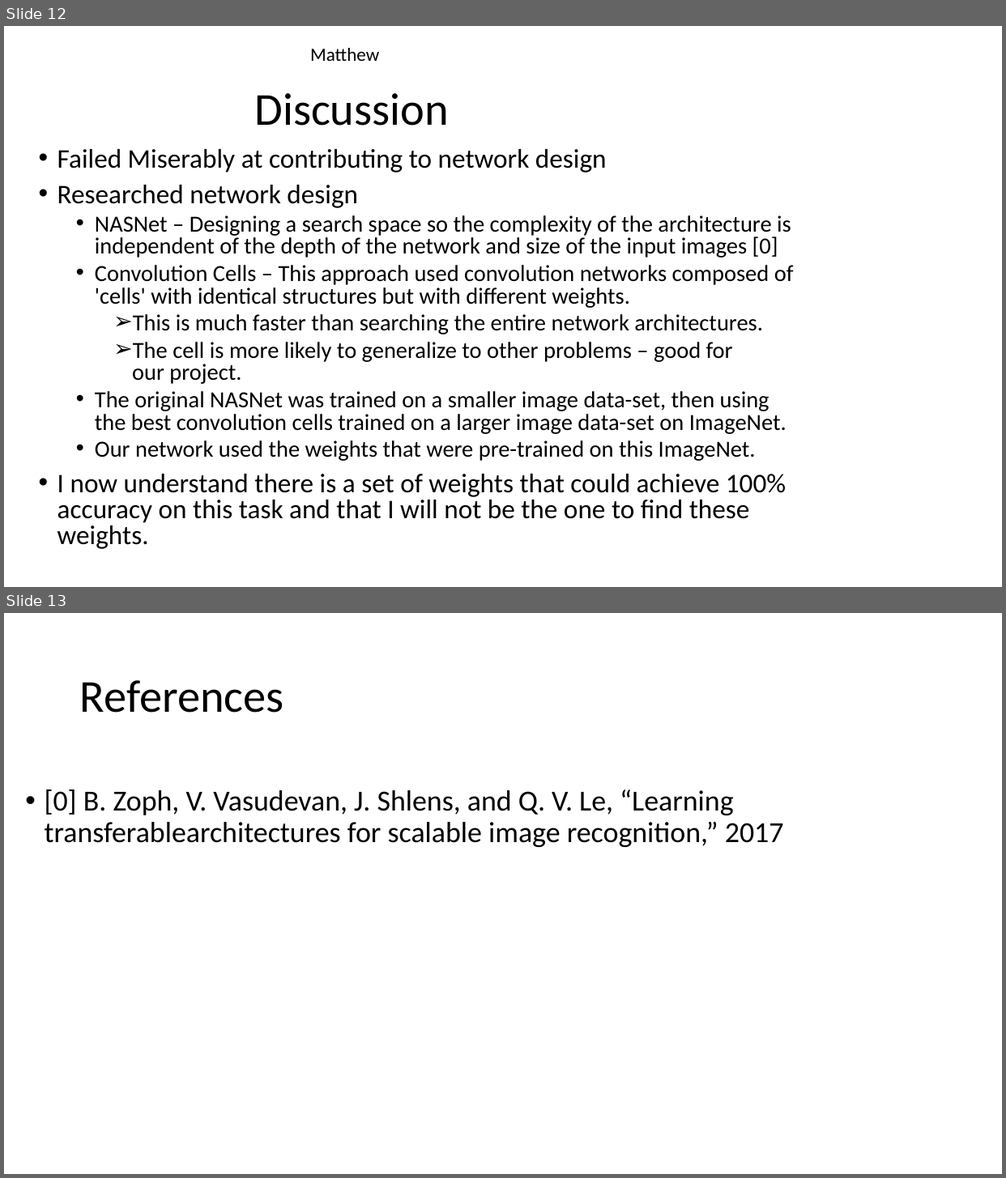
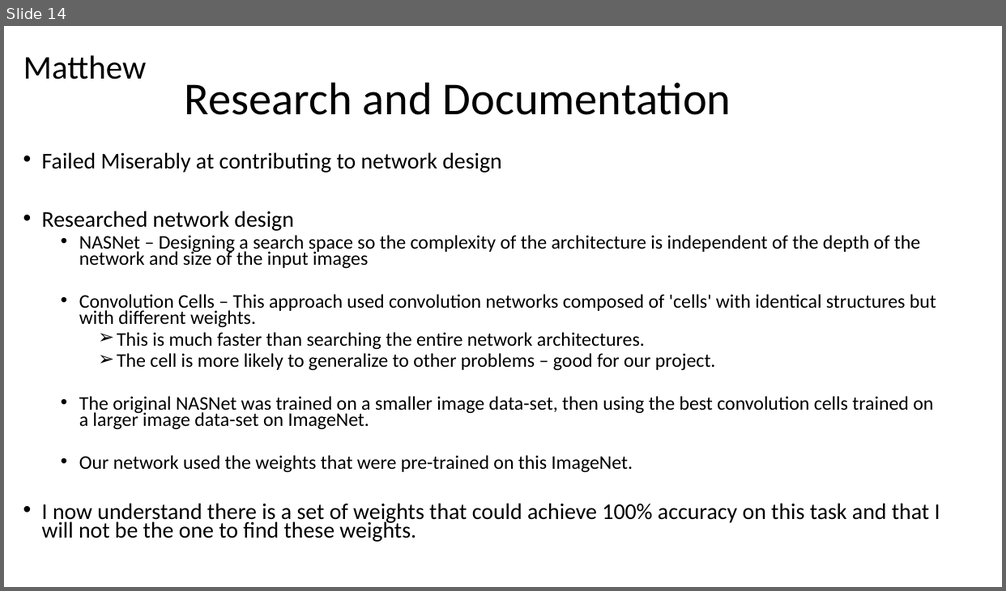
Before and after one commit to Hennakhan/S20-team8-project, a slide deck: Project_Presentation.pptx. Shown one above the other, each under a label of ours: slides 12 and 13 before the commit, slide 14 after it. The pictures are 1006x1178 and 1006x591 pixels, drawn with LibreOffice and Linux fonts; fonts in the diff are those of the drawing; background and template pictures are left out. Boxes give left, top, right and bottom in pixels: in the first picture for what was removed or moved away, otherwise in the second. Text is boxed around its words. In the diff, an @@ line names an element or a change of style, - is before the commit and + after.

Commit message:
Adding Project Presentation

```diff
--- a/Project_Presentation.pptx
+++ b/Project_Presentation.pptx
@@ slide 13 removed at (4, 613, 1002, 1174), background picture (left out) @@
@@ title removed at (80, 680, 284, 713) @@
-References
@@ text removed at (44, 790, 784, 847) @@
-• [0] B. Zoph, V. Vasudevan, J. Shlens, and Q. V. Le, “Learning transferablearchitectures for scalable image recognition,” 2017
@@ what was slide 12 is now slide 14 @@
@@ slide 14 changed as well @@
@@ text "Matthew": place and size @@
-text "Matthew" at (310, 48, 379, 61)
+text "Matthew" at (23, 55, 147, 79)
@@ text "Matthew" at (23, 55, 147, 79): size 18 to 32 pt @@
@@ title at (185, 82, 731, 115): text changed @@
-Discussion
+Research and Documentation
@@ text "Failed Miserably at contributing to ...": place and size @@
-text "Failed Miserably at contributing to ..." at (57, 149, 794, 549)
+text "Failed Miserably at contributing to ..." at (42, 152, 940, 542)
@@ text at (42, 152, 940, 542): size 25.9 to 21.7 pt in "Failed Miserably at contributing to network design", "Researched network design", "I now understand there is a set ..."; size 22.2 to 18.6 pt in "Convolution Cells – This approach used convolution ...", "This is much faster than searching the ...", "The cell is more likely to generalize ...", "The original NASNet was trained on a ..." and 1 more places; line spacing 0.8 to 0.7 @@
@@ text at (79, 235, 920, 268): text changed; size 22.2 to 18.6 pt @@
-  • NASNet – Designing a search space so the complexity of the architecture is independent of the depth of the network and size of the input images [0]
+  • NASNet – Designing a search space so the complexity of the architecture is independent of the depth of the network and size of the input images
```
Also in this commit, not shown: 9 other slides changed, 5 slides added, 2 other slides removed, 1 other file.
